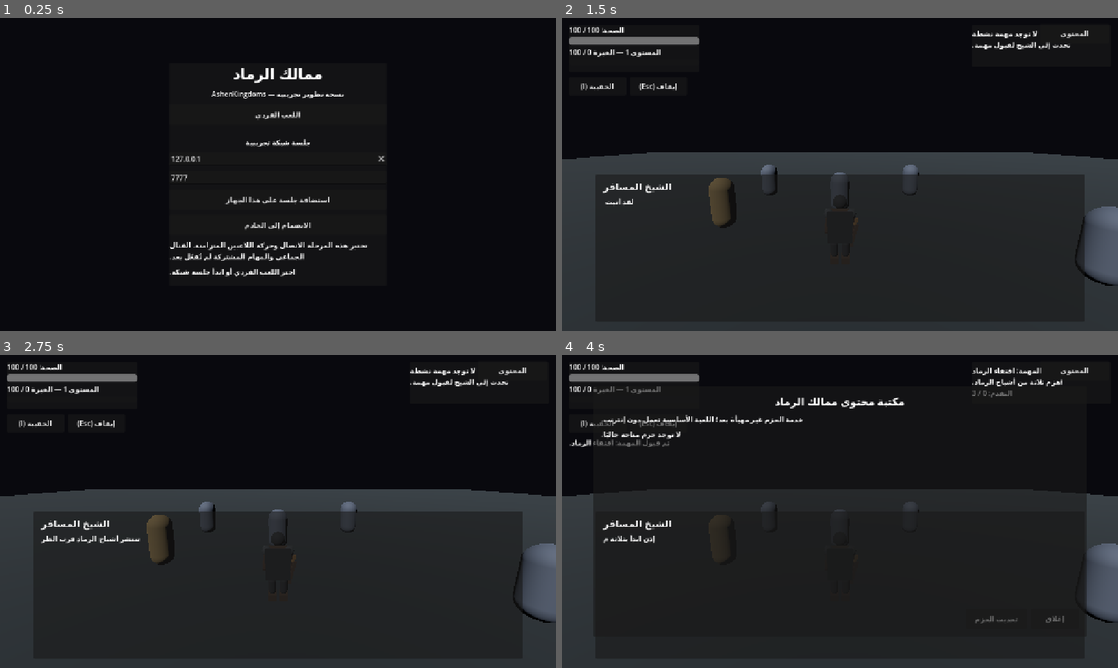
Above: before the commit, frames 1-4 (two rows, left to right).
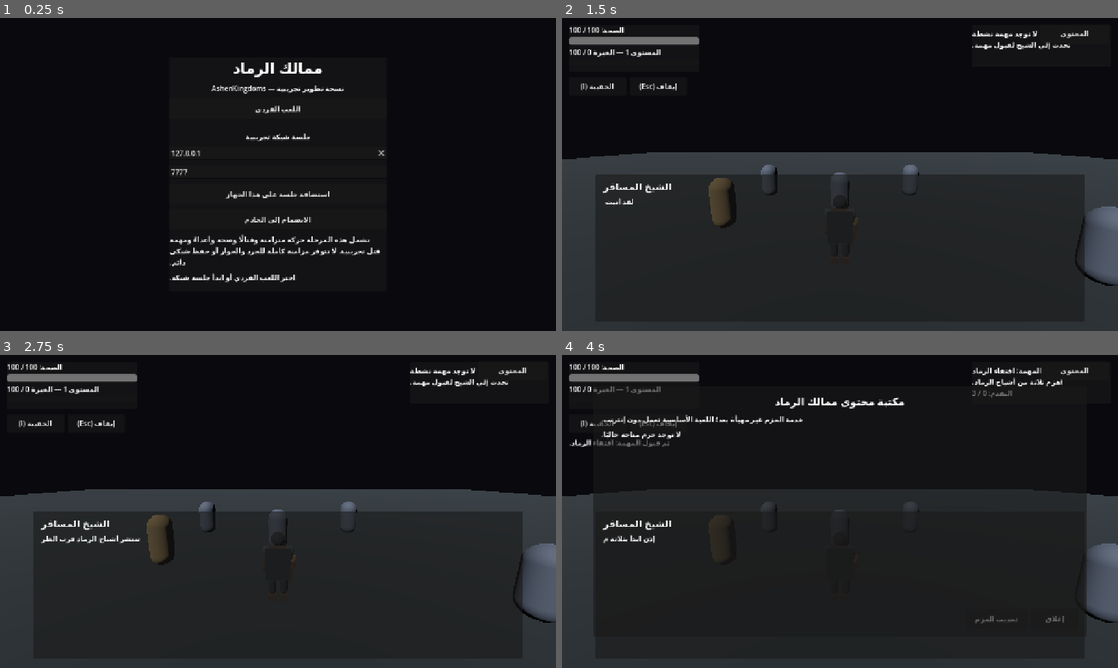
Above: after the commit, the same moments.

Repository: areagleegy/AshenKingdoms
Game: Godot game, scene res://scenes/ui/MainMenu.tscn
The game is run twice, just before and just after one commit, with the same random seed, the same clock (stepped at 60 frames per second) and the same inputs.
Inputs (mouse positions are in pixels of both pictures, inside the frame that each line leads up to):
- Up to frame 1 (0.25 s): no input
- Up to frame 2 (1.5 s): click "اللعب الفردي" at 0.5 s; tap Enter (ui_accept) at 1.25 s; move the mouse to (867, 174) at 1.27 s; press the mouse at (867, 174) at 1.28 s; hold W (move_forward) from 1.28 s (still down)
- Up to frame 3 (2.75 s): tap Space (jump) at 1.52 s; release W (move_forward) at 2 s; release the mouse at (305, 511) at 2 s; click "متابعة" at 2 s
- Up to frame 4 (4 s): click "المحتوى" at 2.75 s; click "1. نعم، سأساعدك." at 3.5 s

The runs differ from the first frame. In frame 1, 3.9% of the frame differs, in the area x 30-70%, y 14-85%; in frame 2, nothing differs; in frame 3, less than 0.1%; in frame 4, less than 0.1%.

Commit message:
docs: clarify current multiplayer prototype capabilities in menu

Diff:
--- a/scripts/ui/main_menu.gd
+++ b/scripts/ui/main_menu.gd
@@ -101,7 +101,7 @@
 
 	var note := Label.new()
 	if network_supported:
-		note.text = "تختبر هذه المرحلة الاتصال وحركة اللاعبين المتزامنة. القتال الجماعي والمهام المشتركة لم تُفعّل بعد."
+		note.text = "تشمل هذه المرحلة حركة متزامنة وقتالًا وصحة وأعداءً ومهمة قتل تجريبية. لا تتوفر مزامنة كاملة للجرد والحوار أو حفظ شبكي دائم."
 	else:
 		note.text = "نسخة Web تدعم اللعب الفردي في هذه المرحلة. جلسة ENet التجريبية متاحة عبر Desktop أو Android."
 	note.autowrap_mode = TextServer.AUTOWRAP_WORD_SMART
